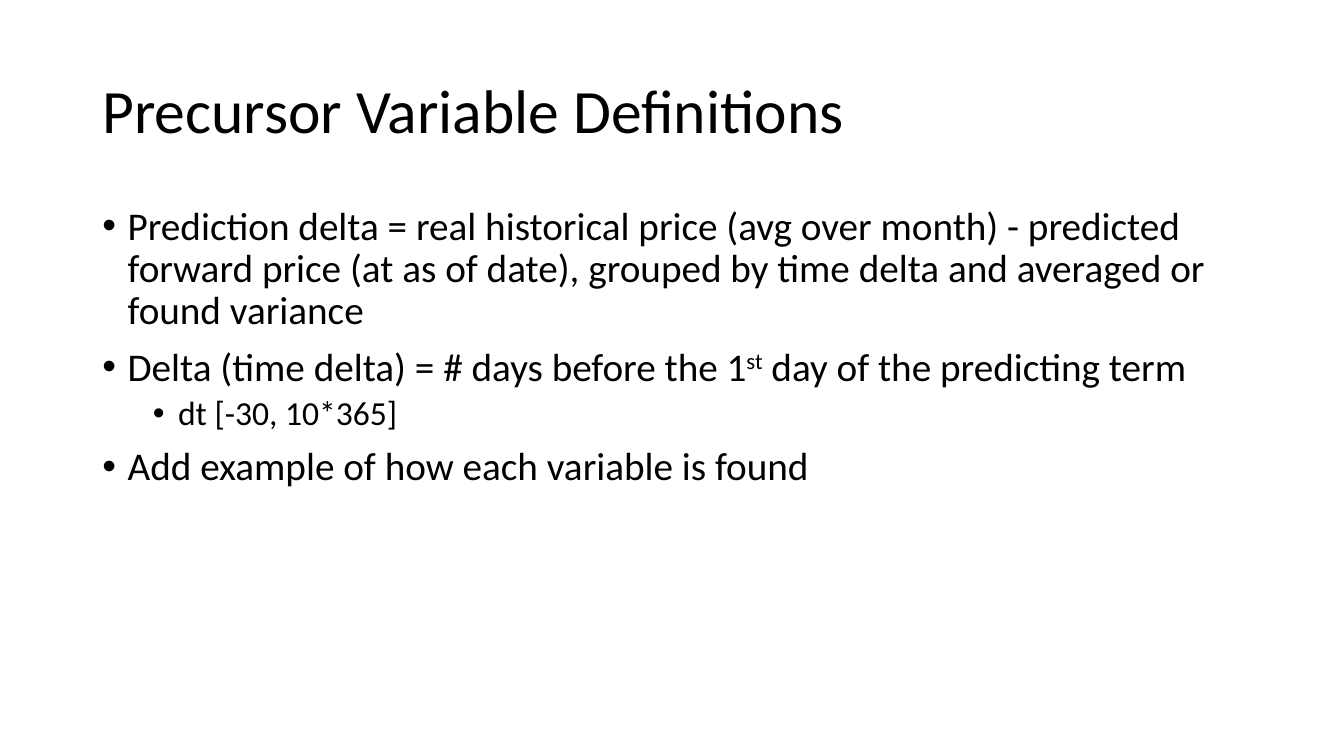
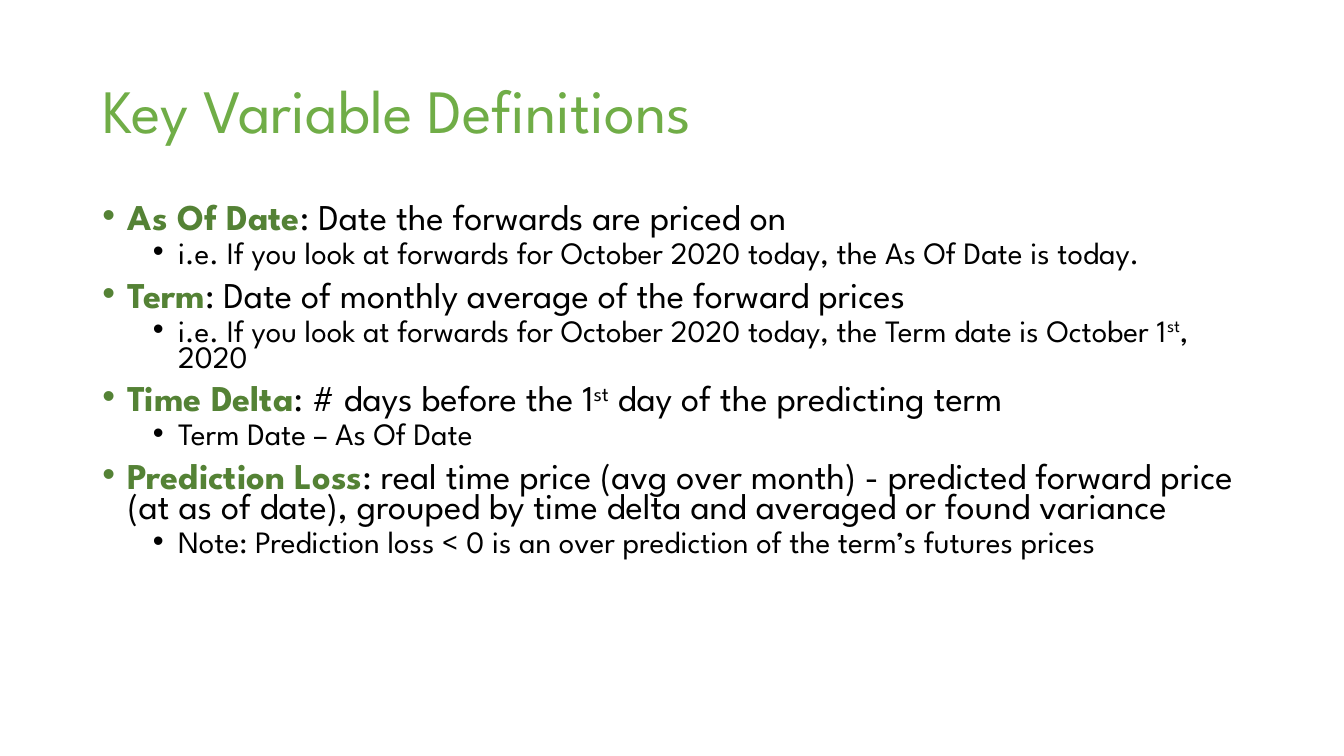
Before and after one commit to jiyoojeong/Nephila_Summer2020, a slide deck: slide 4 of renewables/ErcotForwards_Presentation.pptx. Drawn at 1344x756 pixels with LibreOffice and Linux fonts; fonts in the diff are those of the drawing. Boxes give left, top, right and bottom in pixels: in the first picture for what was removed or moved away, otherwise in the second. Text is boxed around its words. In the diff, an @@ line names an element or a change of style, - is before the commit and + after.

```diff
--- a/renewables/ErcotForwards_Presentation.pptx
+++ b/renewables/ErcotForwards_Presentation.pptx
@@ title at (x1=102, y1=90, x2=691, y2=146): text changed; font Calibri to League Spartan; text colour #000000 to #70AD47 @@
-Precursor Variable Definitions
+Key Variable Definitions
@@ text at (x1=128, y1=204, x2=1232, y2=560): text changed; size 28 to 25.9 pt; font Calibri to League Spartan @@
-• Prediction delta = real historical price (avg over month) - predicted forward price (at as of date), grouped by time delta and averaged or found variance
-• Delta (time delta) = # days before the 1st day of the predicting term
-  • dt [-30, 10*365]
-• Add example of how each variable is found
+• As Of Date: Date the forwards are priced on
+  • i.e. If you look at forwards for October 2020 today, the As Of Date is today.
+• Term: Date of monthly average of the forward prices
+  • i.e. If you look at forwards for October 2020 today, the Term date is October 1st, 2020
+• Time Delta: # days before the 1st day of the predicting term
+  • Term Date – As Of Date
+• Prediction Loss: real time price (avg over month) - predicted forward price (at as of date), grouped by time delta and averaged or found variance
+  • Note: Prediction loss < 0 is an over prediction of the term’s futures prices
```
Also in this commit, not shown: 12 other slides changed, 20 slides added, 10 slides removed, 38 other files.
